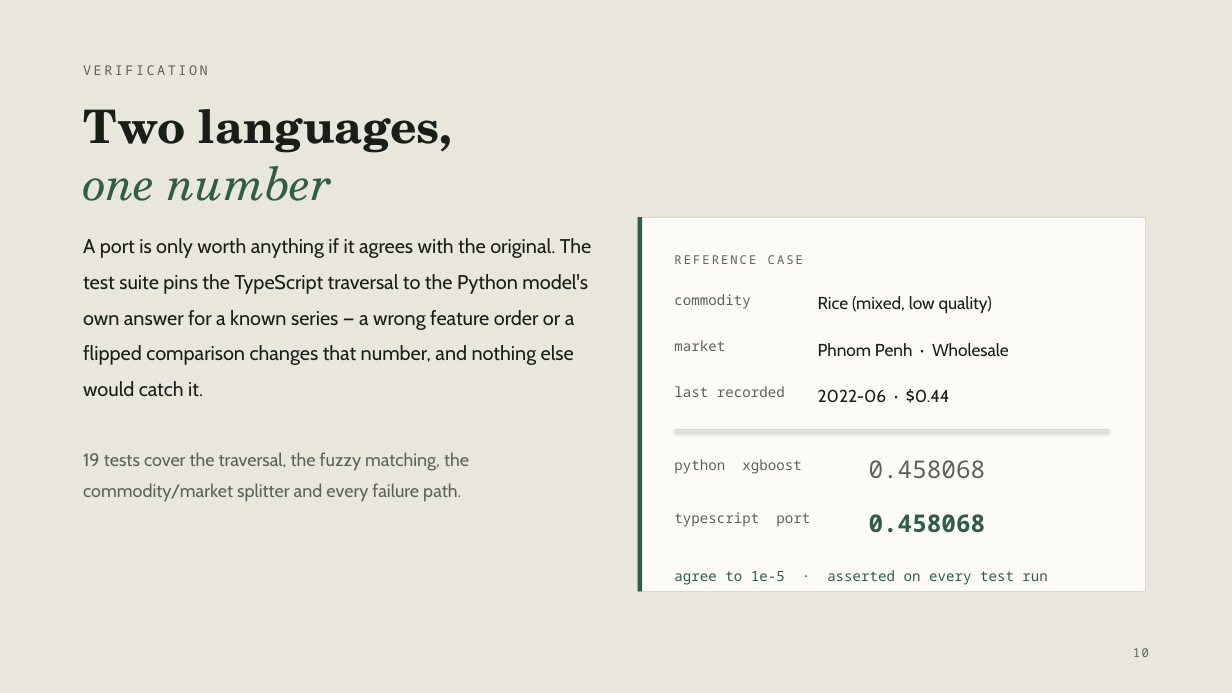
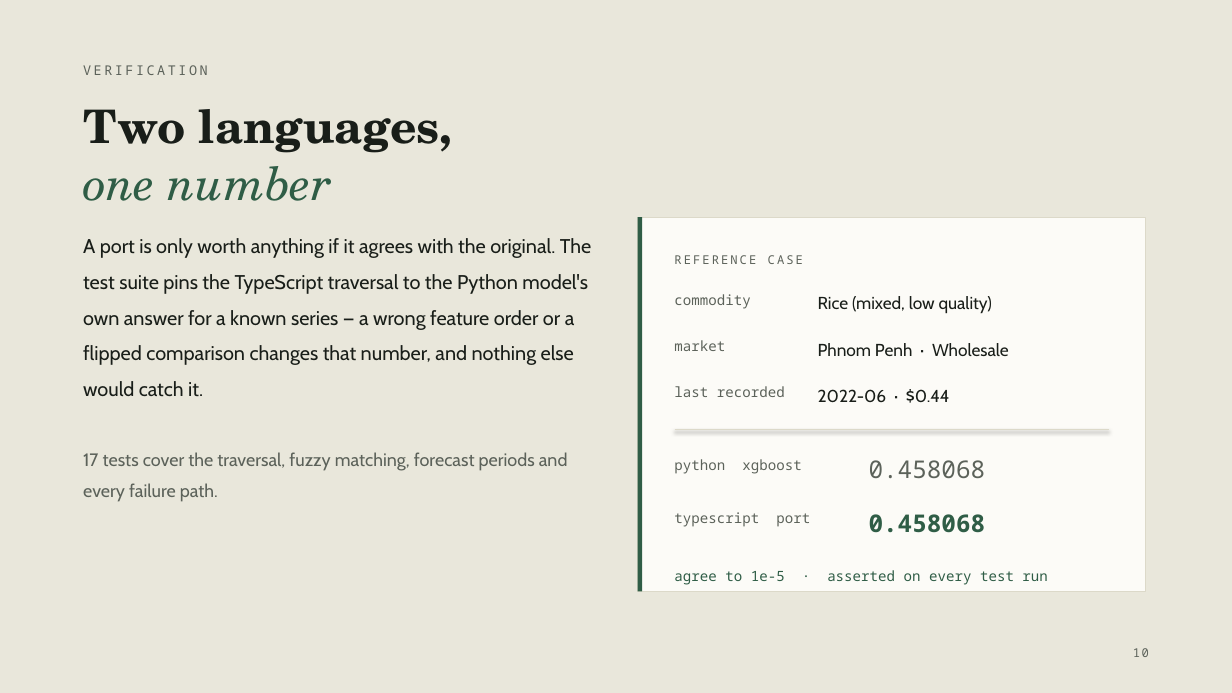
Before and after one commit to vaungsophal/food-price-prediction, a slide deck: slide 11 of reports/Cambodia_Food_Price_Forecast.pptx. Drawn at 1232x693 pixels with LibreOffice and Linux fonts; fonts in the diff are those of the drawing. Boxes give left, top, right and bottom in pixels: in the first picture for what was removed or moved away, otherwise in the second. Text is boxed around its words. In the diff, an @@ line names an element or a change of style, - is before the commit and + after.

```diff
--- a/reports/Cambodia_Food_Price_Forecast.pptx
+++ b/reports/Cambodia_Food_Price_Forecast.pptx
@@ text at [83, 452, 568, 502]: text changed @@
-19 tests cover the traversal, the fuzzy matching, the commodity/market splitter and every failure path.
+17 tests cover the traversal, fuzzy matching, forecast periods and every failure path.
```
Also in this commit, not shown: 3 other slides changed, 12 other files.
